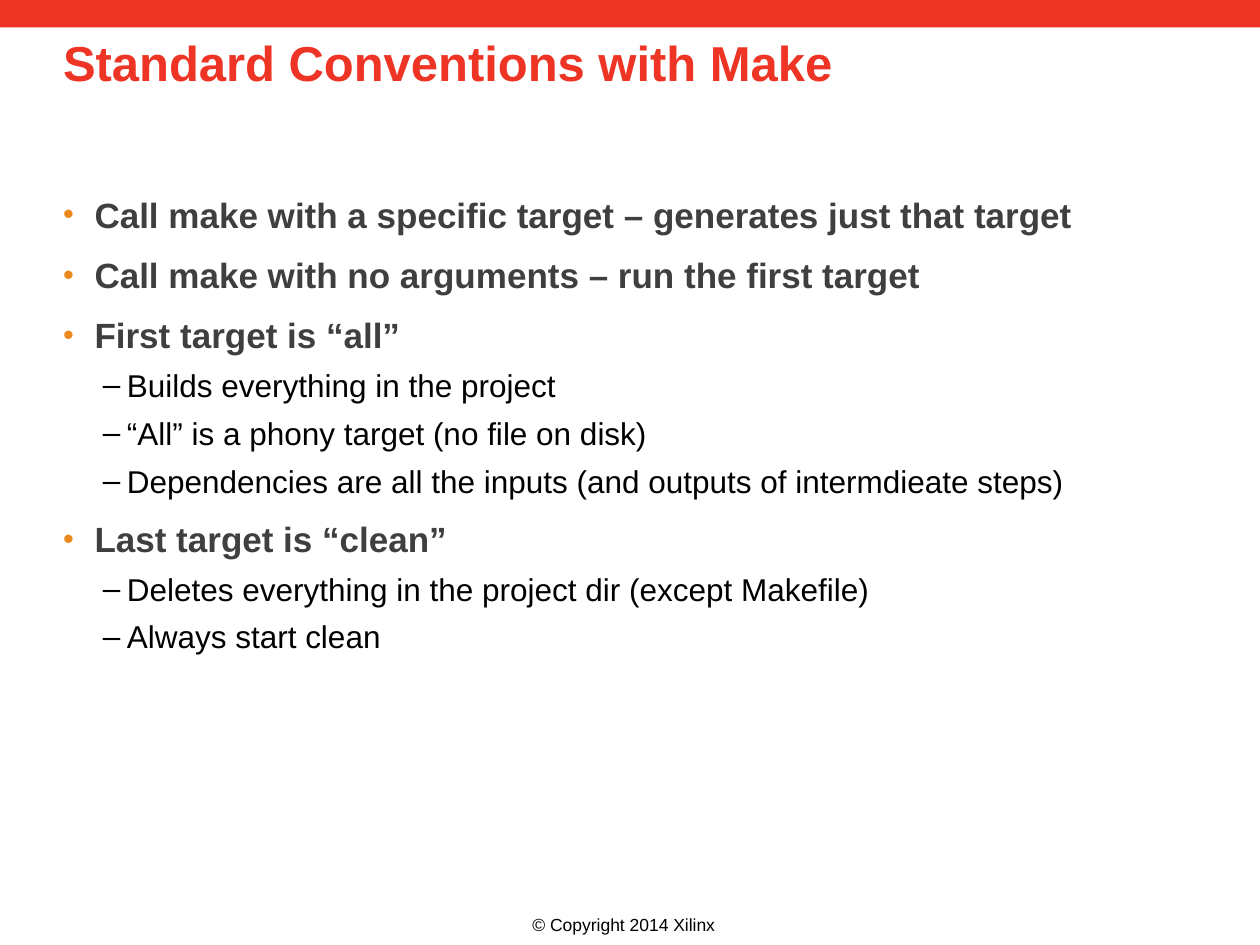
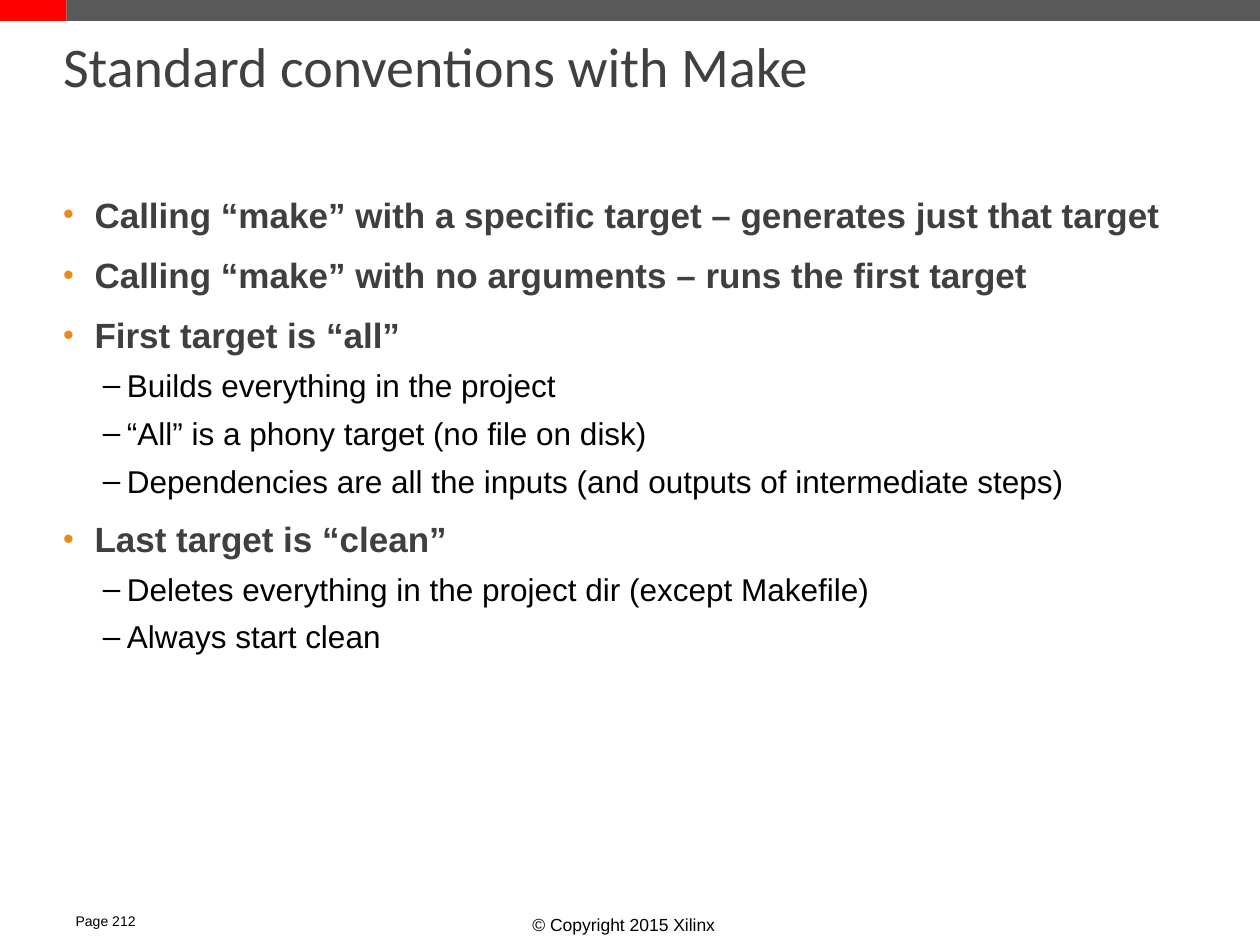
Before and after one commit to Xilinx/revCtrl, a slide deck: slide 21 of doc/versionControl.pptx (slide 15 before the commit). Drawn at 1260x945 pixels with LibreOffice and Linux fonts; fonts in the diff are those of the drawing; background and template pictures are left out. Boxes give left, top, right and bottom in pixels: in the first picture for what was removed or moved away, otherwise in the second. Text is boxed around its words. In the diff, an @@ line names an element or a change of style, - is before the commit and + after.

```diff
--- a/doc/versionControl.pptx
+++ b/doc/versionControl.pptx
@@ rectangle added at <box>0,0,67,21</box>, fill #FF0000 @@
@@ rectangle: place and size @@
-rectangle at <box>0,0,1260,28</box>
+rectangle at <box>67,0,1260,21</box>
@@ rectangle at <box>67,0,1260,21</box>: fill #EE3424 to #595959 @@
@@ title at <box>63,48,807,88</box>: text changed; size 28 to 32 pt; font Arial to Calibri; text colour #EE3424 to #404040; bold off @@
-Standard Conventions with Make
+Standard conventions with Make
@@ text at <box>94,202,1159,295</box>: text changed @@
-• Call make with a specific target – generates just that target
-• Call make with no arguments – run the first target
+• Calling “make” with a specific target – generates just that target
+• Calling “make” with no arguments – runs the first target
@@ text at <box>127,470,1063,499</box>: text changed @@
-  – Dependencies are all the inputs (and outputs of intermdieate steps)
+  – Dependencies are all the inputs (and outputs of intermediate steps)
@@ page number added at <box>76,916,135,929</box>, 8 pt, text #000000 @@
+Page 212
@@ text at <box>550,918,715,935</box>: text changed @@
-© Copyright 2014 Xilinx
+© Copyright 2015 Xilinx
```
Also in this commit, not shown: 20 other slides changed, 19 slides added, 8 slides removed.
